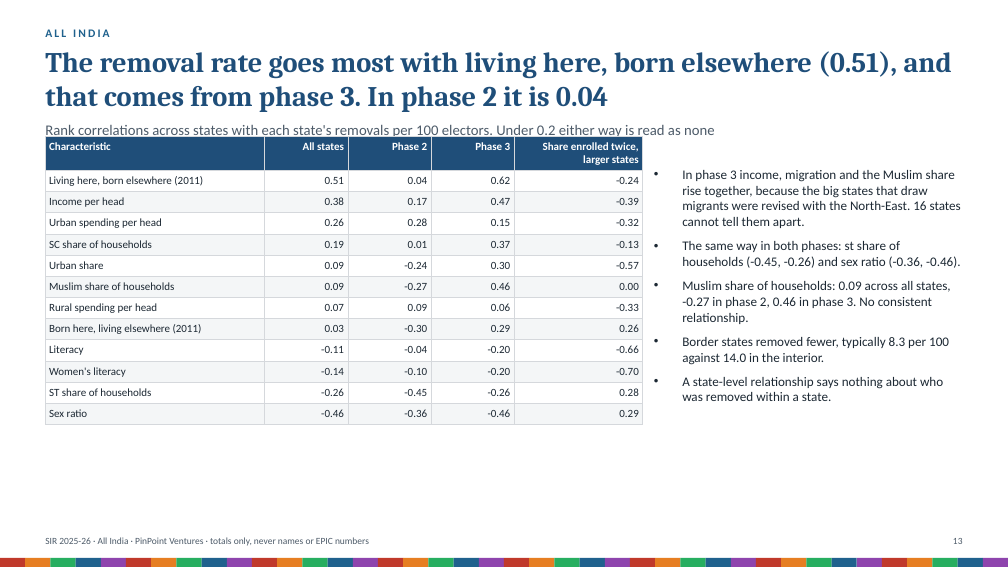
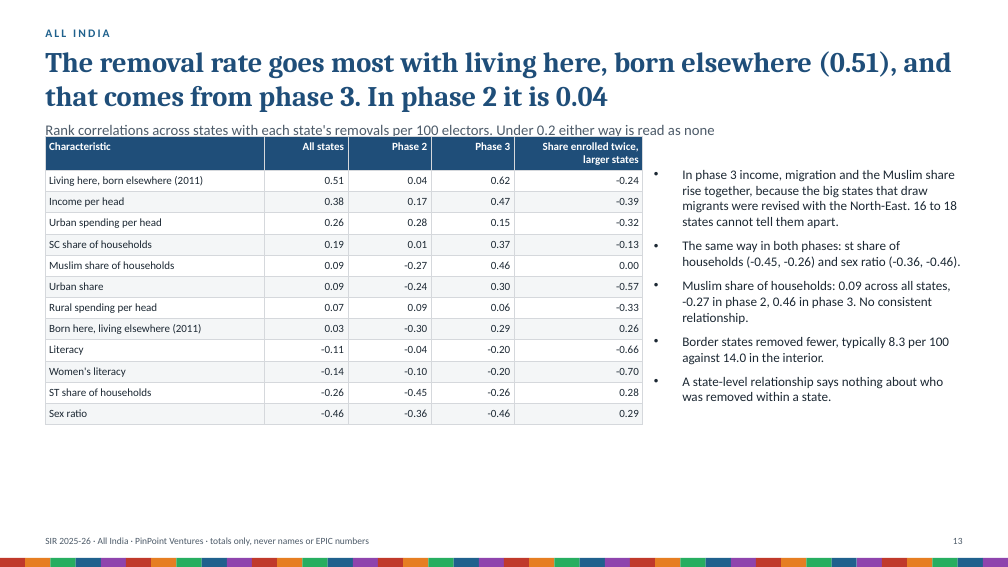
Before and after one commit to Varnasr/INDIA-DATA, a slide deck: slide 13 of reports/sir-india-deck.pptx. Drawn at 1008x567 pixels with LibreOffice and Linux fonts; fonts in the diff are those of the drawing. Boxes give left, top, right and bottom in pixels: in the first picture for what was removed or moved away, otherwise in the second. Text is boxed around its words. In the diff, an @@ line names an element or a change of style, - is before the commit and + after.

```diff
--- a/reports/sir-india-deck.pptx
+++ b/reports/sir-india-deck.pptx
@@ table at bbox=[45, 136, 643, 421] @@
+row 6: Muslim share of households | 0.09 | -0.27 | 0.46 | 0.00
-row 7: Muslim share of households | 0.09 | -0.27 | 0.46 | 0.00
@@ text at bbox=[682, 170, 957, 228]: text changed @@
-• In phase 3 income, migration and the Muslim share rise together, because the big states that draw migrants were revised with the North-East. 16 states cannot tell them apart.
+• In phase 3 income, migration and the Muslim share rise together, because the big states that draw migrants were revised with the North-East. 16 to 18 states cannot tell them apart.
```
Also in this commit, not shown: 9 other slides changed, 52 other files.
